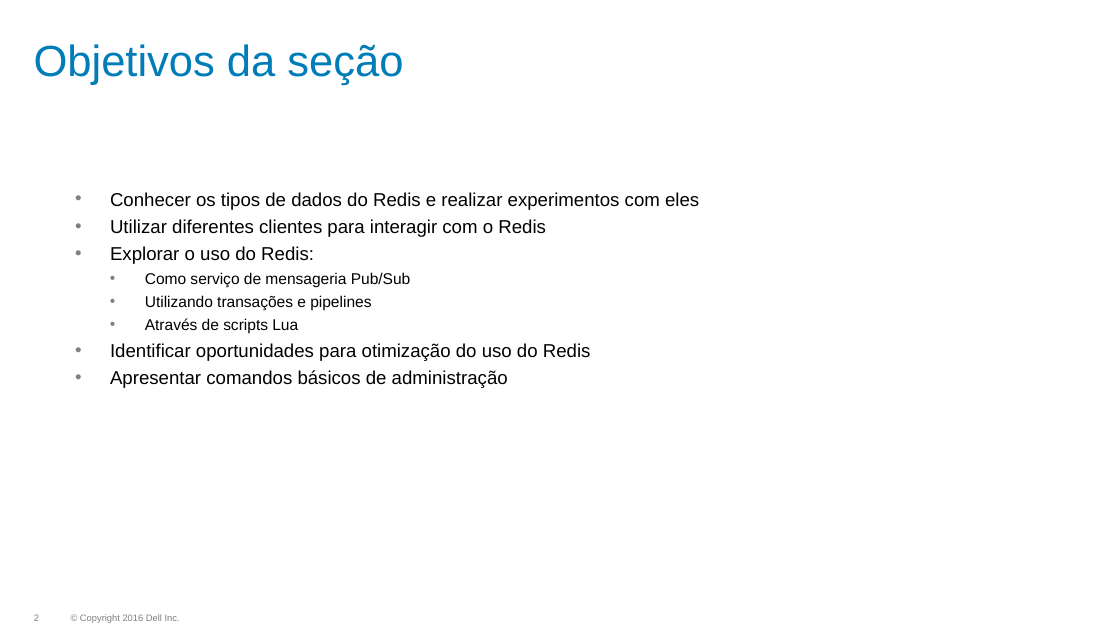
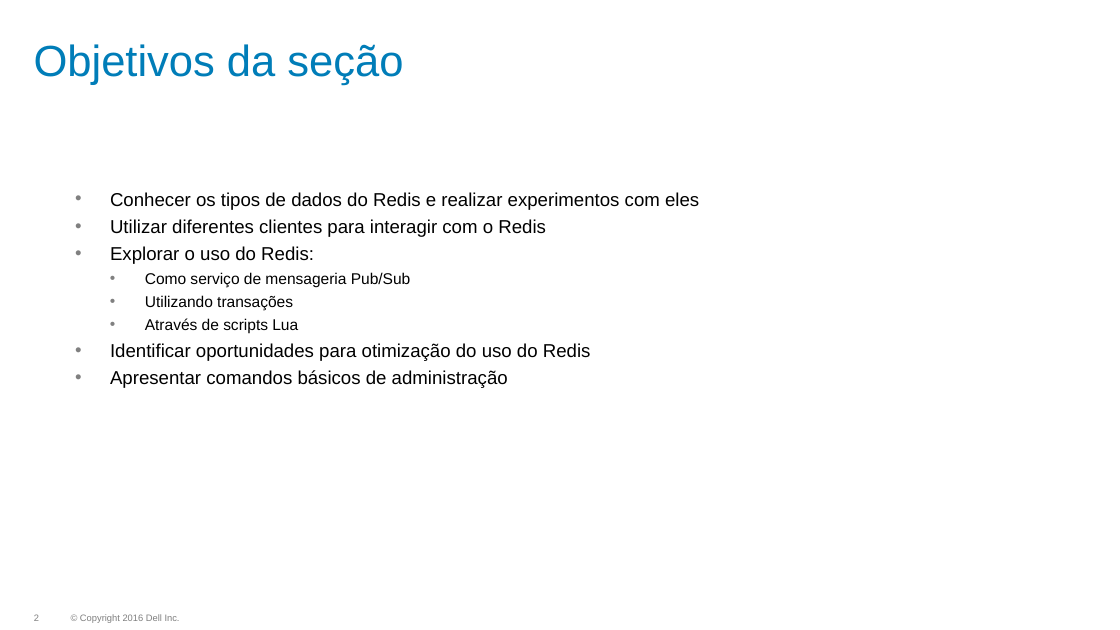
Before and after one commit to dougspadottoemc/Redis-HandsOn, a slide deck: slide 2 of slides/01_Utilizacao do Redis.pptx. Drawn at 1120x630 pixels with LibreOffice and Linux fonts; fonts in the diff are those of the drawing; background and template pictures are left out. Boxes give left, top, right and bottom in pixels: in the first picture for what was removed or moved away, otherwise in the second. Text is boxed around its words. In the diff, an @@ line names an element or a change of style, - is before the commit and + after.

```diff
--- a/slides/01_Utilizacao do Redis.pptx
+++ b/slides/01_Utilizacao do Redis.pptx
@@ text at box(145, 295, 293, 310): text changed @@
-    • Utilizando transações e pipelines
+    • Utilizando transações
```
Also in this commit, not shown: 2 other slides changed, 30 slides added, 1 other file.
